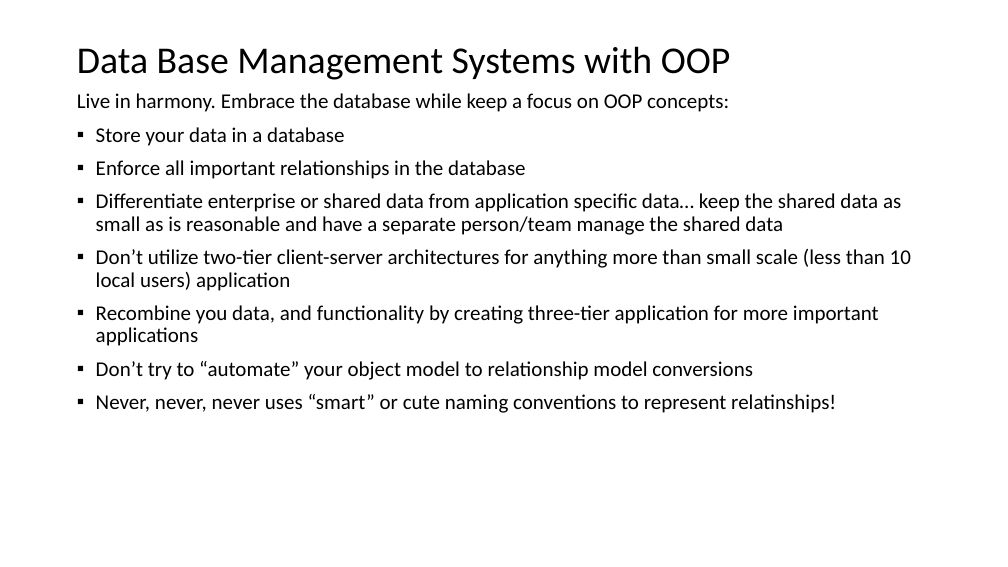
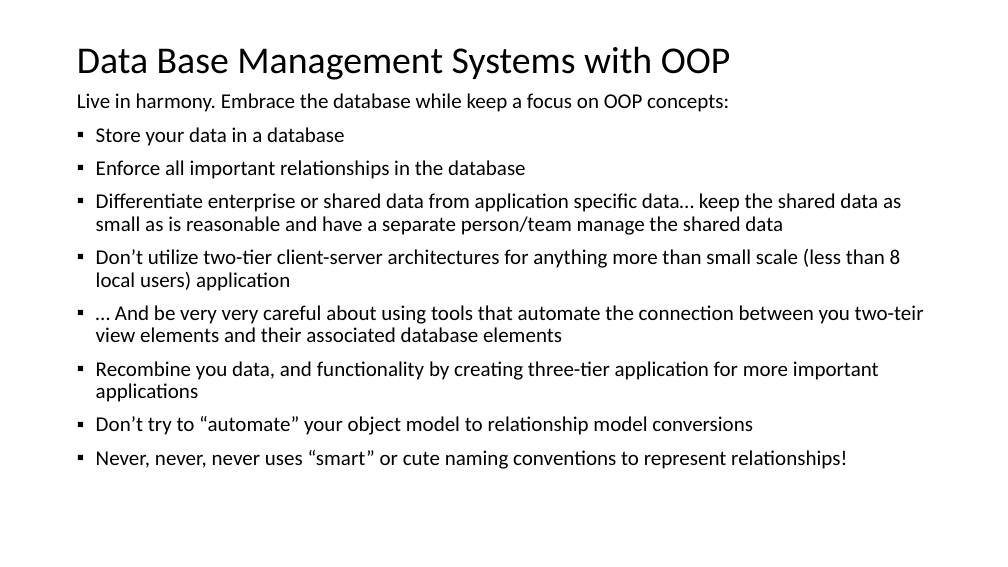
Before and after one commit to EricJPogue/www-epogue-info, a slide deck: slide 28 of CPSC-24500/Week08/2017SpringW08Slides.pptx (slide 26 before the commit). Drawn at 1008x567 pixels with LibreOffice and Linux fonts; fonts in the diff are those of the drawing. Boxes give left, top, right and bottom in pixels: in the first picture for what was removed or moved away, otherwise in the second. Text is boxed around its words. In the diff, an @@ line names an element or a change of style, - is before the commit and + after.

```diff
--- a/CPSC-24500/Week08/2017SpringW08Slides.pptx
+++ b/CPSC-24500/Week08/2017SpringW08Slides.pptx
@@ text at <box>96,249,924,342</box>: text changed @@
-▪ Don’t utilize two-tier client-server architectures for anything more than small scale (less than 10 local users) application
+▪ Don’t utilize two-tier client-server architectures for anything more than small scale (less than 8 local users) application
+▪ … And be very very careful about using tools that automate the connection between you two-teir view elements and their associated database elements
@@ text at <box>96,450,847,469</box>: text changed @@
-▪ Never, never, never uses “smart” or cute naming conventions to represent relatinships!
+▪ Never, never, never uses “smart” or cute naming conventions to represent relationships!
```
Also in this commit, not shown: 1 other slide changed, 3 slides added, 6 other files.
